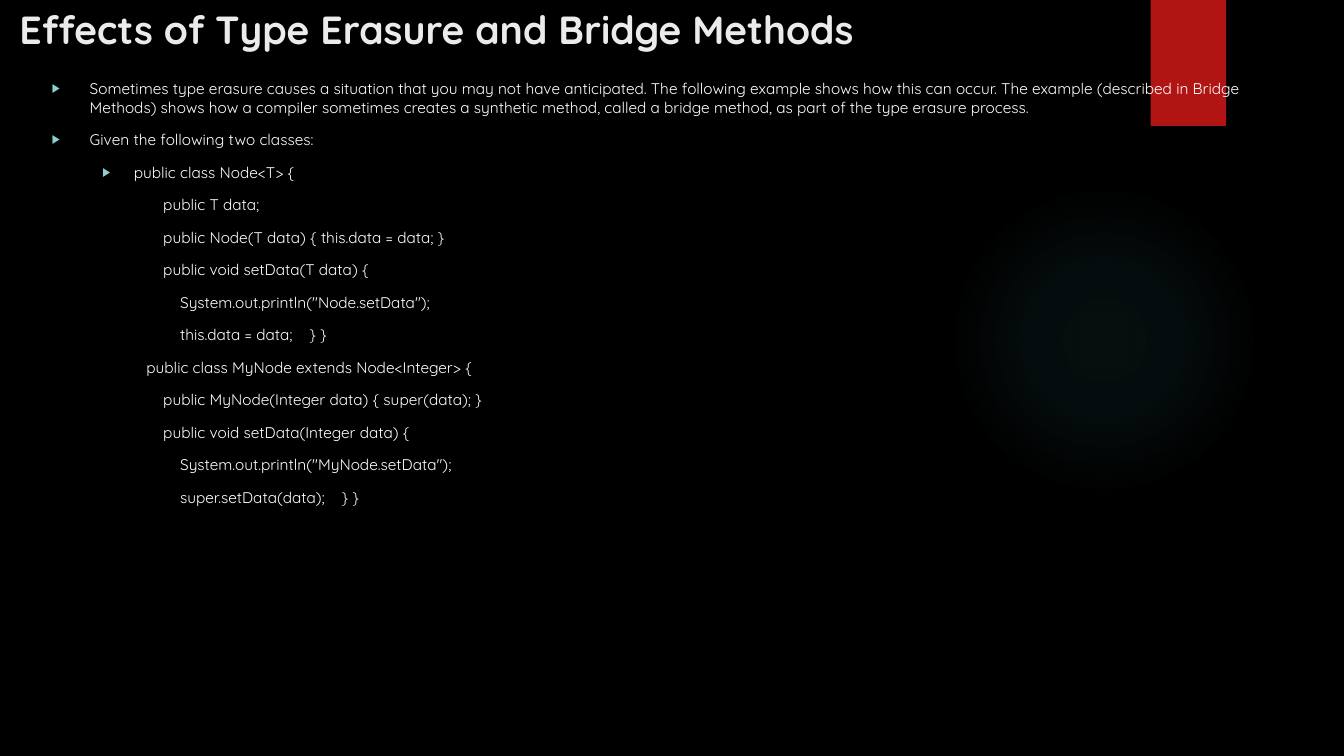
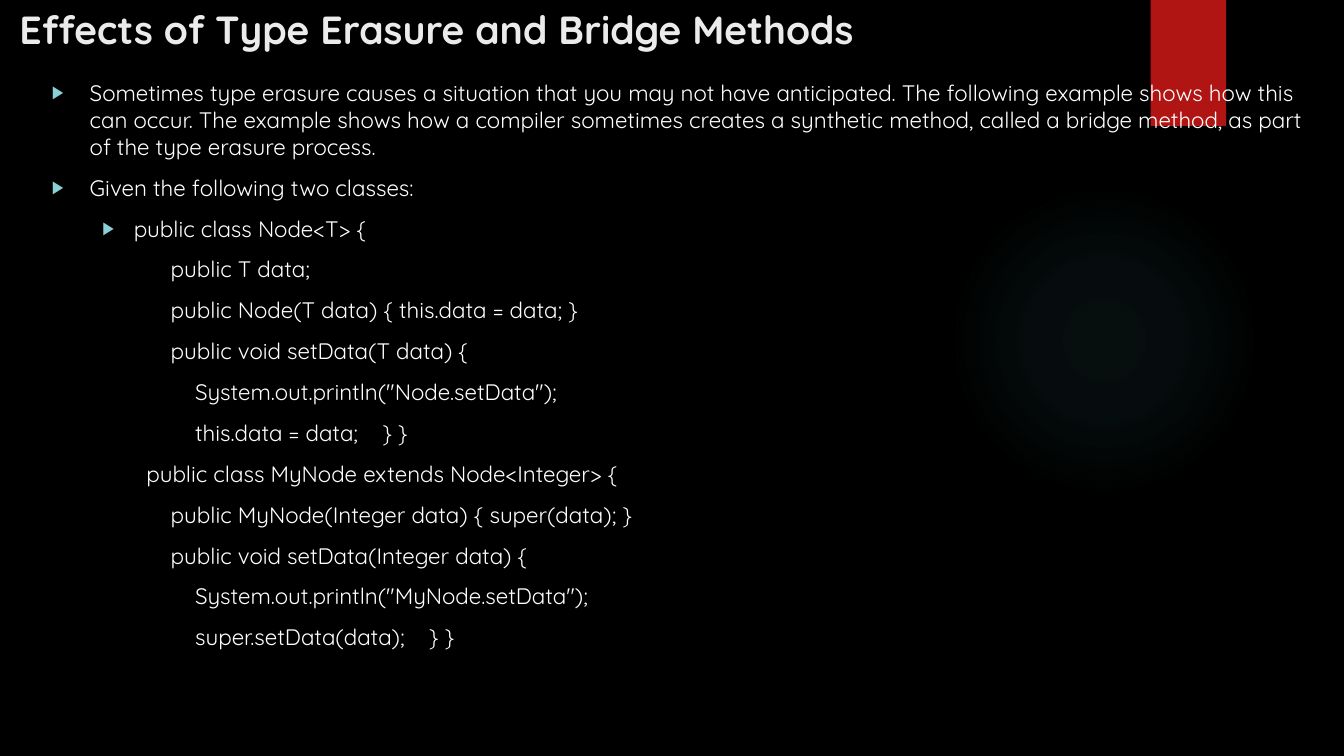
Before and after one commit to rudhrainfogain/JavaGenerics, a slide deck: slide 55 of src/main/resources/JavaGenerics.pptx (slide 54 before the commit). Drawn at 1344x756 pixels with LibreOffice and Linux fonts; fonts in the diff are those of the drawing; background and template pictures are left out. Boxes give left, top, right and bottom in pixels: in the first picture for what was removed or moved away, otherwise in the second. Text is boxed around its words. In the diff, an @@ line names an element or a change of style, - is before the commit and + after.

```diff
--- a/src/main/resources/JavaGenerics.pptx
+++ b/src/main/resources/JavaGenerics.pptx
@@ text at bbox=[90, 78, 1301, 160]: text changed; size 11 to 16 pt @@
-▶ Sometimes type erasure causes a situation that you may not have anticipated. The following example shows how this can occur. The example (described in Bridge Methods) shows how a compiler sometimes creates a synthetic method, called a bridge method, as part of the type erasure process.
+▶ Sometimes type erasure causes a situation that you may not have anticipated. The following example shows how this can occur. The example shows how a compiler sometimes creates a synthetic method, called a bridge method, as part of the type erasure process.
@@ text at bbox=[90, 179, 617, 650]: size 11 to 16 pt in "Given the following two classes:", "public class Node<T> {", "public T data;", "public Node(T data) { this.data = data; ..." and 8 more places @@
```
Also in this commit, not shown: 2 other slides changed, 1 slide added.
